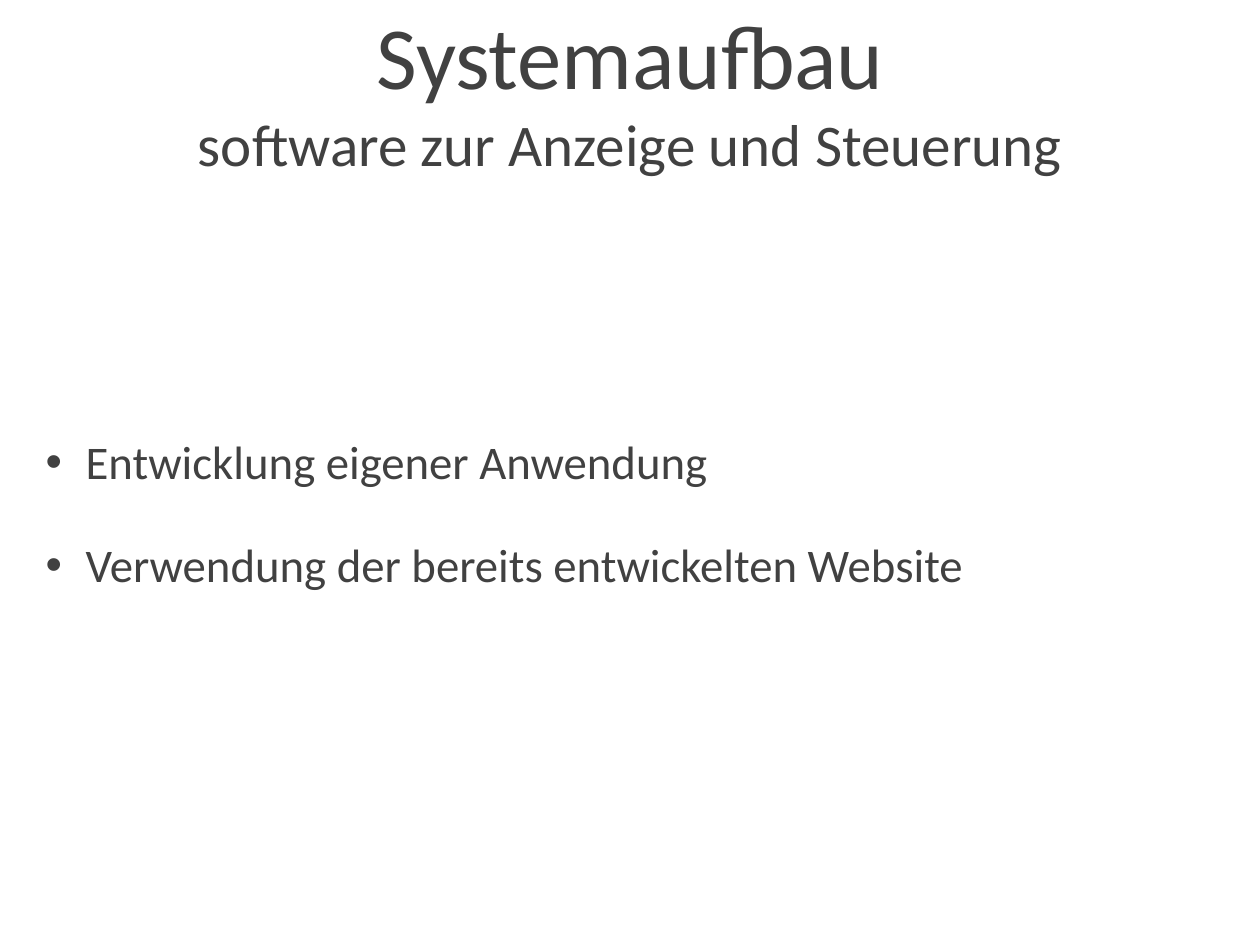
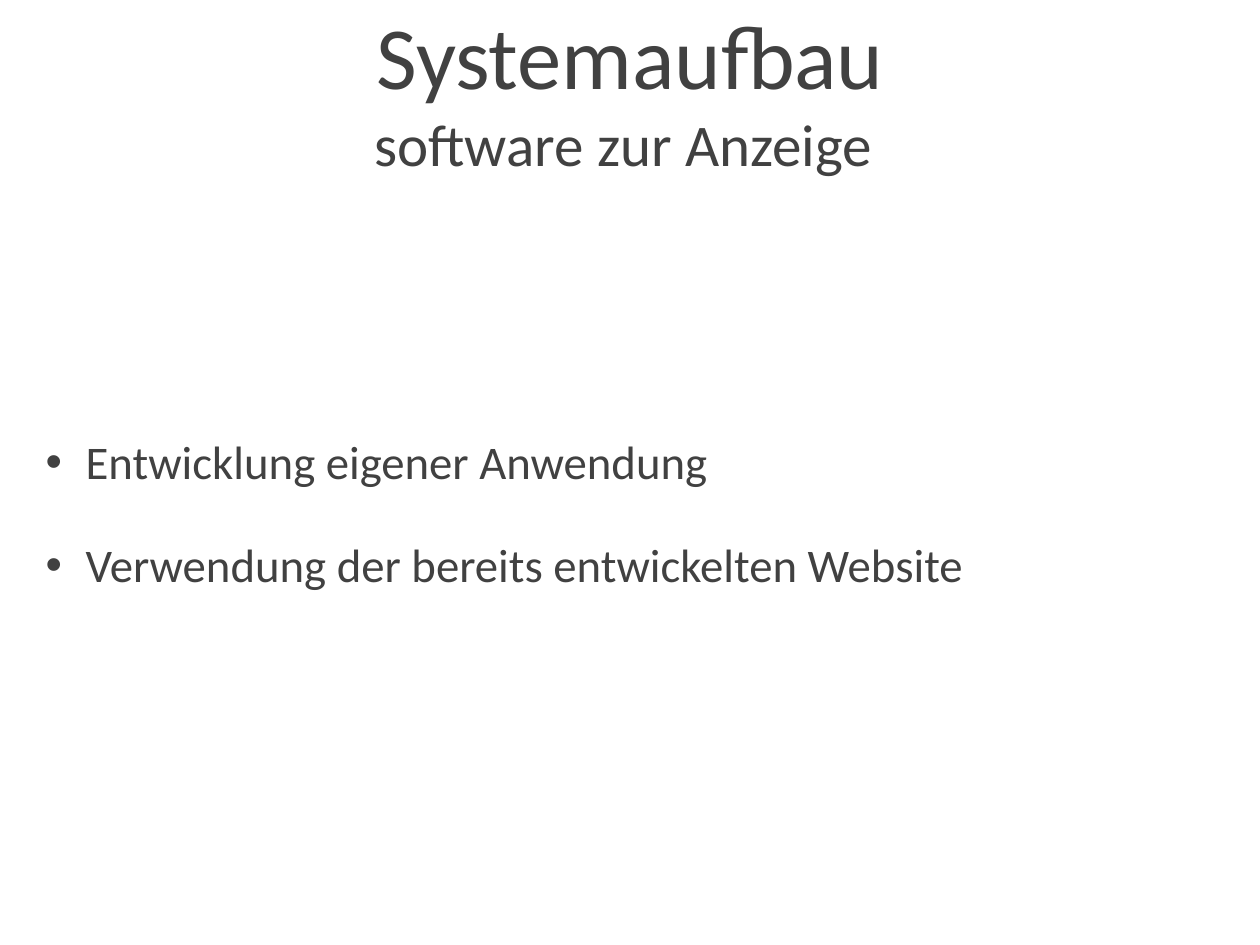
Before and after one commit to sli92/netcon, a slide deck: slide 11 of Dokumentation/Präsentation/netcon_präsentation.ppt. Drawn at 1260x945 pixels with LibreOffice and Linux fonts; fonts in the diff are those of the drawing; background and template pictures are left out. Boxes give left, top, right and bottom in pixels: in the first picture for what was removed or moved away, otherwise in the second. Text is boxed around its words. In the diff, an @@ line names an element or a change of style, - is before the commit and + after.

```diff
--- a/Dokumentation/Präsentation/netcon_präsentation.ppt
+++ b/Dokumentation/Präsentation/netcon_präsentation.ppt
@@ title at bbox=[374, 26, 883, 176]: text changed @@
-Systemaufbau
-software zur Anzeige und Steuerung
+Systemaufbau
+software zur Anzeige
```
Also in this commit, not shown: 5 other slides changed, 1 other file.
